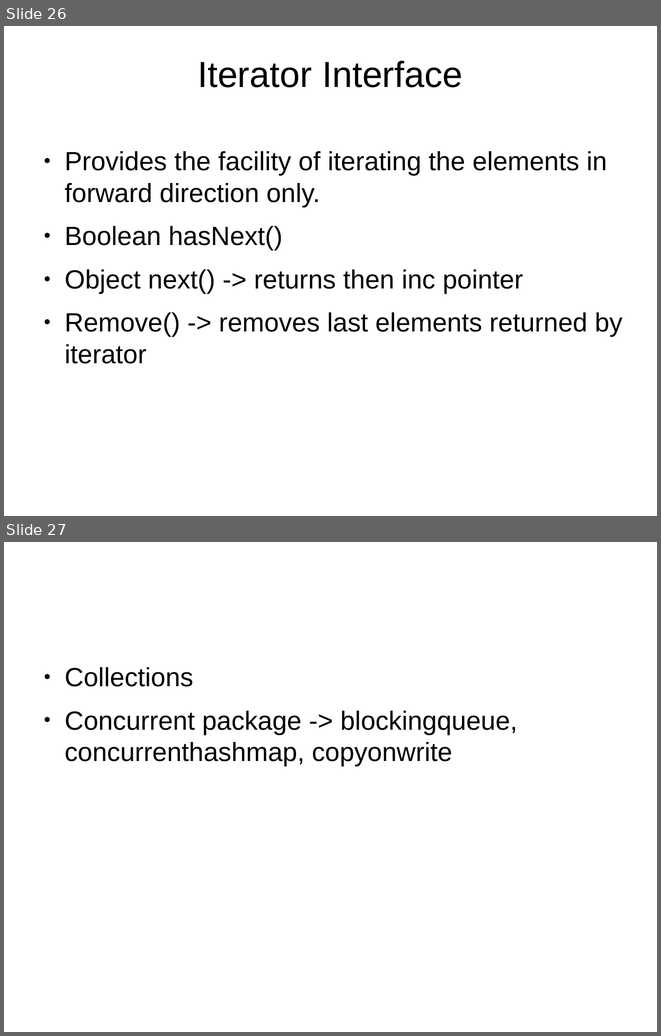
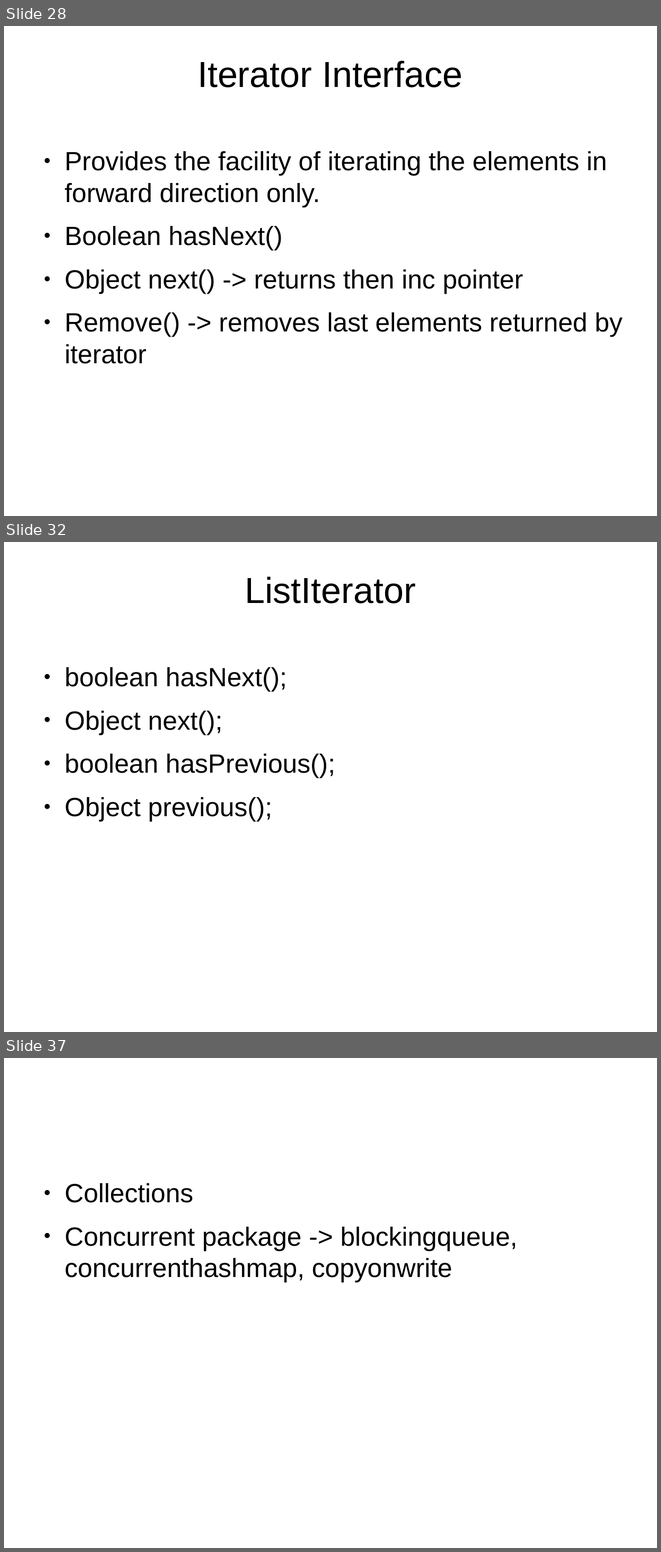
Before and after one commit to shikha-desai/Internship_PreWork, a slide deck: Java/Java_Notes.odp. Shown one above the other, each under a label of ours: slides 26 and 27 before the commit, slides 28, 32 and 37 after it; the slides between them are not shown. The pictures are 661x1036 and 661x1552 pixels, drawn with LibreOffice and Linux fonts; fonts in the diff are those of the drawing; background and template pictures are left out. Boxes give left, top, right and bottom in pixels: in the first picture for what was removed or moved away, otherwise in the second. Text is boxed around its words. In the diff, an @@ line names an element or a change of style, - is before the commit and + after.

Commit message:
Added List and Set Collection in java

```diff
--- a/Java/Java_Notes.odp
+++ b/Java/Java_Notes.odp
@@ slide 32 added at <box>4,542,657,1032</box>, background picture (left out) @@
@@ title added at <box>245,576,415,603</box>, 44 pt, text #000000 @@
+ListIterator
@@ text added at <box>64,667,335,821</box>, 32 pt, text #000000 @@
+● boolean hasNext();
+● Object next();
+● boolean hasPrevious();
+● Object previous();
@@ what was slide 26 is now slide 28 @@
@@ what was slide 27 is now slide 37 @@
```
Also in this commit, not shown: 1 slide changed, 9 other slides added, 2 other files.
